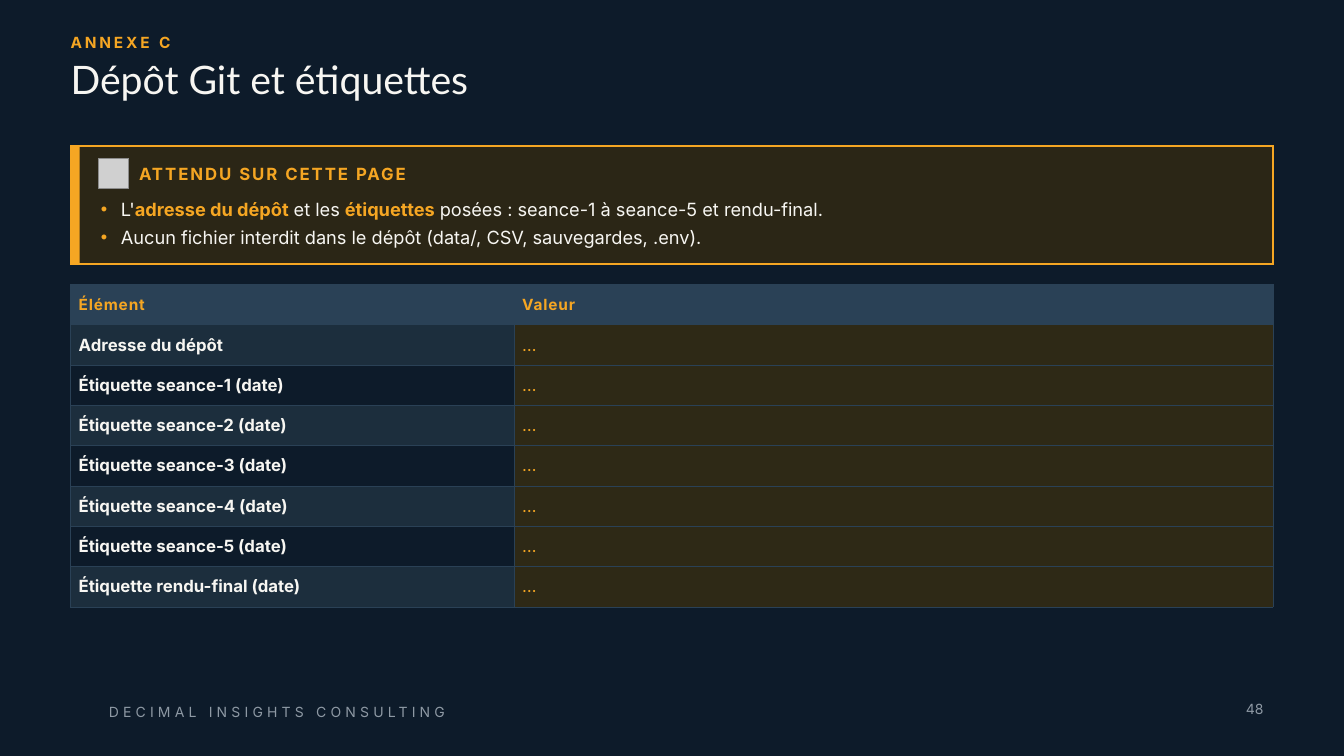
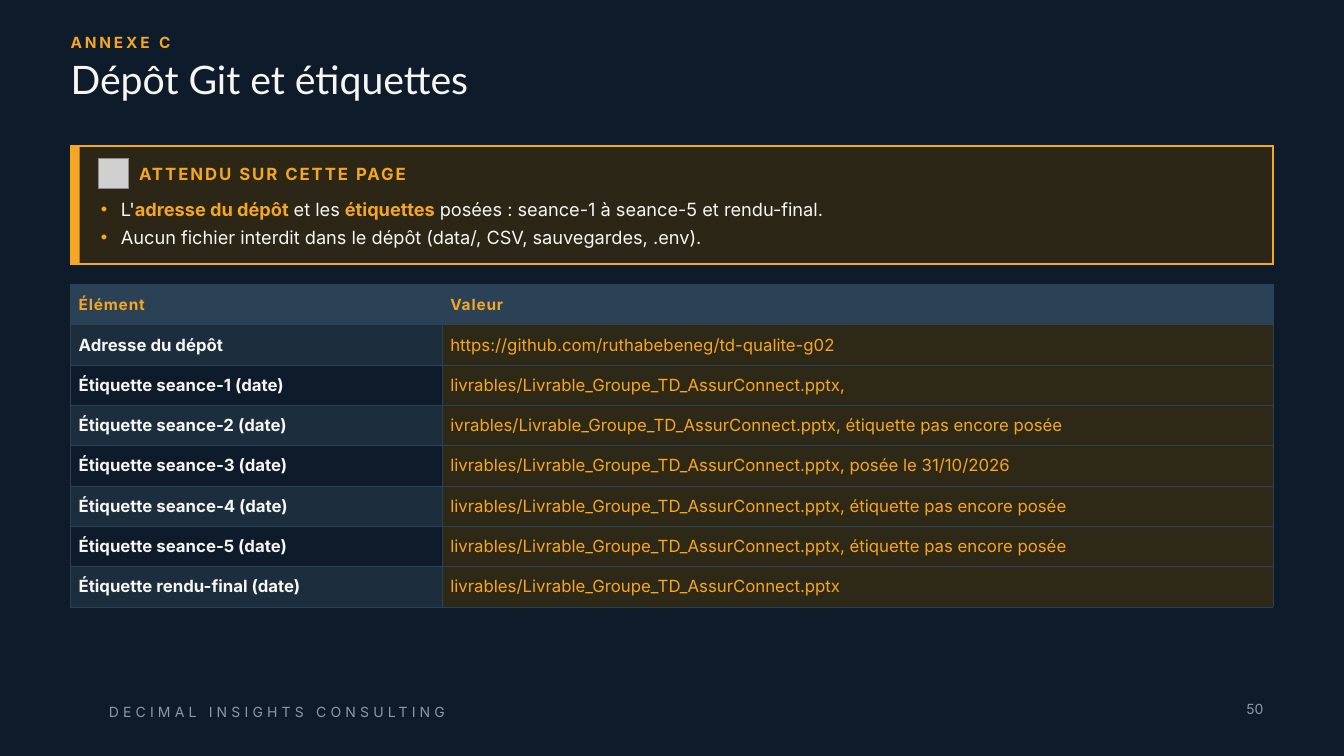
Before and after one commit to ruthabebeneg/td-qualite-g02, a slide deck: slide 50 of livrables/Livrable_Groupe_TD_AssurConnect.pptx (slide 48 before the commit). Drawn at 1344x756 pixels with LibreOffice and Linux fonts; fonts in the diff are those of the drawing; grey boxes stand for pictures; background and template pictures are left out. Boxes give left, top, right and bottom in pixels: in the first picture for what was removed or moved away, otherwise in the second. Text is boxed around its words. In the diff, an @@ line names an element or a change of style, - is before the commit and + after.

Commit message:
Mise à jour du livrable PowerPoint

```diff
--- a/livrables/Livrable_Groupe_TD_AssurConnect.pptx
+++ b/livrables/Livrable_Groupe_TD_AssurConnect.pptx
@@ table at <box>71,284,1273,607</box> @@
-row 2, column 2: …
+row 2, column 2: https://github.com/ruthabebeneg/td-qualite-g02
-row 3, column 2: …
+row 3, column 2: livrables/Livrable_Groupe_TD_AssurConnect.pptx,
-row 4, column 2: …
+row 4, column 2: ivrables/Livrable_Groupe_TD_AssurConnect.pptx, étiquette pas encore posée
-row 5, column 2: …
+row 5, column 2: livrables/Livrable_Groupe_TD_AssurConnect.pptx, posée le 31/10/2026
-row 6, column 2: …
+row 6, column 2: livrables/Livrable_Groupe_TD_AssurConnect.pptx, étiquette pas encore posée
-row 7, column 2: …
+row 7, column 2: livrables/Livrable_Groupe_TD_AssurConnect.pptx, étiquette pas encore posée
-row 8, column 2: …
+row 8, column 2: livrables/Livrable_Groupe_TD_AssurConnect.pptx
@@ page number at <box>1246,704,1263,714</box>: text changed @@
-48
+50
```
Also in this commit, not shown: 16 other slides changed, 2 slides added.
